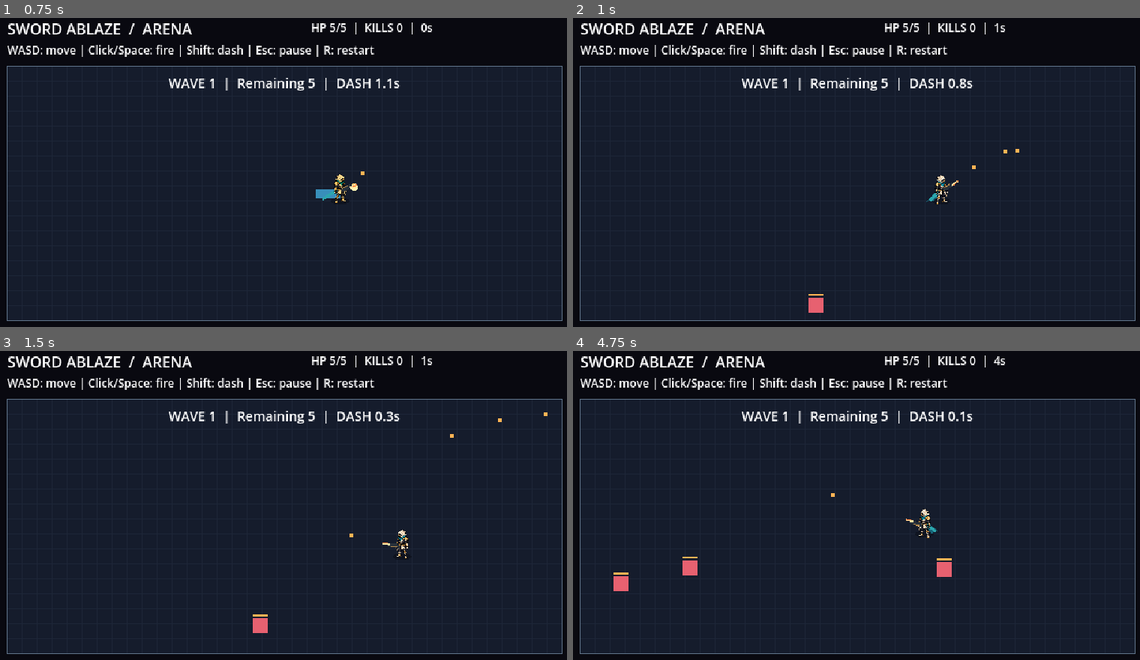
Above: before the commit, frames 1-4 (two rows, left to right).
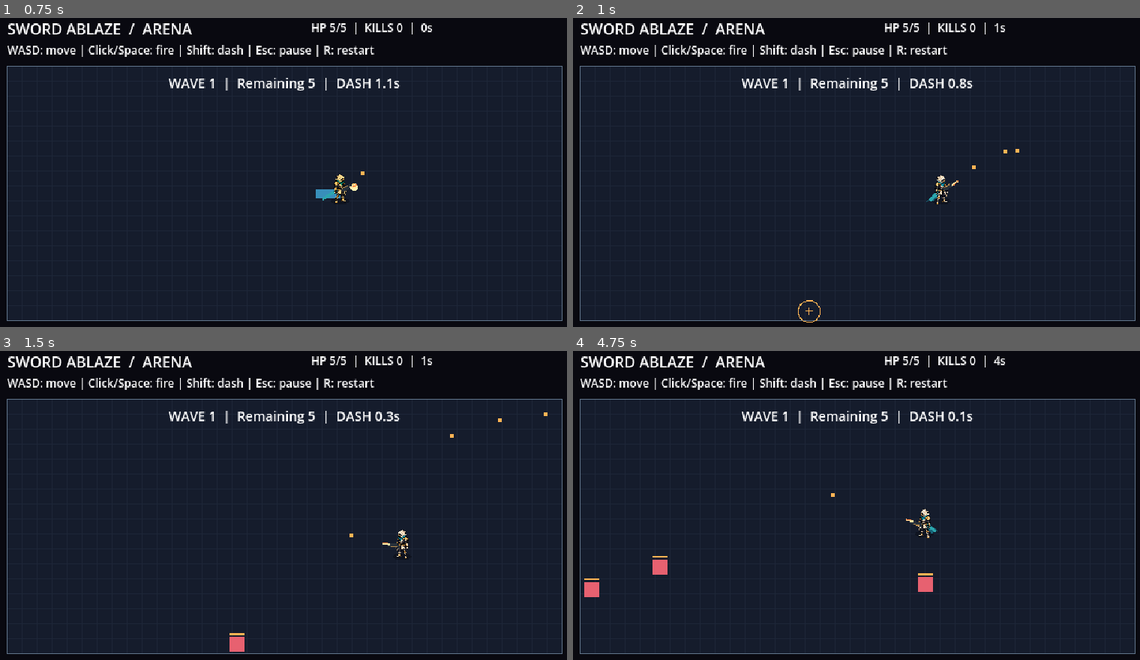
Above: after the commit, the same moments.

Repository: Guinuma/Sword_Ablaze
Game: Godot game, scene res://scenes/main/main.tscn
Same seed, same stepped clock (60 frames per second), same inputs: the game is played once before the commit and once after it.
Inputs (mouse positions are in pixels of both pictures, inside the frame that each line leads up to):
- Up to frame 1 (0.75 s): tap Enter at 0.5 s; move the mouse to (419, 157) at 0.52 s; hold D (move_right) from 0.53 s (still down); hold Space (fire) from 0.53 s (still down); tap Shift (dash) at 0.6 s
- Up to frame 2 (1 s): keep holding D (move_right); keep holding Space (fire)
- Up to frame 3 (1.5 s): move the mouse to (164, 524) at 1.27 s; release D (move_right) at 1.28 s; release Space (fire) at 1.28 s; hold S (move_down) from 1.28 s (still down); tap Space (fire) at 1.35 s
- Up to frame 4 (4.75 s): tap Shift (dash) at 1.55, 2.1, 3.05, 3.6, 4.55 s; move the mouse to (918, 434) at 2.02 s; release S (move_down) at 2.03 s; hold D (move_right) 2.03-2.78 s; hold Space (fire) 2.03-2.78 s; move the mouse to (828, 576) at 2.77 s; hold W (move_up) 2.78-3.53 s; tap Space (fire) at 2.85, 4.35 s; move the mouse to (1037, 558) at 3.52 s; hold Space (fire) 3.53-4.28 s; hold A (move_left) from 3.53 s (still down); move the mouse to (680, 459) at 4.27 s

Frame 1 is identical in both runs. In frame 2, 0.2% of the frame differs, in the area x 39-45%, y 89-99%; in frame 3, 0.3%; in frame 4, 0.9%, in the area x 1-67%, y 66-80%.

Commit message:
Telegraph enemy spawns and delay activation near the player

Diff:
--- a/resources/default_enemy.tres
+++ b/resources/default_enemy.tres
@@ -12,3 +12,5 @@
 contact_radius = 15.0
 separation_distance = 18.0
 body_margin = 8.0
+spawn_warning = 0.7
+spawn_safe_distance = 56.0
--- a/scripts/combat/projectile_system.gd
+++ b/scripts/combat/projectile_system.gd
@@ -26,6 +26,8 @@
 		var target: int = -1
 		var nearest: float = INF
 		for enemy_index in range(enemies.size()):
+			if enemies[enemy_index].get("spawn_time", 0.0) > 0.0:
+				continue
 			var point: Vector2 = enemies[enemy_index]["position"]
 			var hit := Geometry2D.segment_intersects_circle(start, end, point, enemy_settings.hit_radius)
 			if hit >= 0.0 and hit < nearest:
--- a/scripts/data/enemy_settings.gd
+++ b/scripts/data/enemy_settings.gd
@@ -9,3 +9,5 @@
 @export_range(0.001, 1000.0) var contact_radius: float = 15.0
 @export_range(0.001, 1000.0) var separation_distance: float = 18.0
 @export_range(0.001, 1000.0) var body_margin: float = 8.0
+@export_range(0.1, 5.0) var spawn_warning: float = 0.7
+@export_range(16.0, 200.0) var spawn_safe_distance: float = 56.0
--- a/scripts/enemies/enemy_system.gd
+++ b/scripts/enemies/enemy_system.gd
@@ -18,12 +18,18 @@
 	else:
 		var y := bounds.position.y + 10.0 if target.y > bounds.get_center().y else bounds.end.y - 10.0
 		point = Vector2(random.randf_range(bounds.position.x + 10.0, bounds.end.x - 10.0), y)
-	items.append({"position": point, "health": settings.health, "flash": 0.0})
+	items.append({"position": point, "health": settings.health, "flash": 0.0, "spawn_time": settings.spawn_warning})
 
 
 func advance(delta: float, target: Vector2, wave: int, bounds: Rect2) -> void:
 	for enemy in items:
 		var point: Vector2 = enemy["position"]
+		if enemy.get("spawn_time", 0.0) > 0.0:
+			enemy["spawn_time"] = maxf(0.0, enemy["spawn_time"] - delta)
+			# Never activate on top of a player who moved into the warning.
+			if point.distance_to(target) < settings.spawn_safe_distance:
+				enemy["spawn_time"] = maxf(0.001, enemy["spawn_time"])
+			continue
 		enemy["position"] = point.move_toward(target, minf(settings.speed + (wave - 1) * settings.speed_per_wave, settings.max_speed) * delta)
 		var knockback: Vector2 = enemy.get("knockback", Vector2.ZERO)
 		enemy["position"] += knockback * delta
@@ -31,7 +37,11 @@
 		enemy["flash"] = maxf(0.0, enemy["flash"] - delta)
 	# Resolve each pair once; a stable fallback separates coincident centers.
 	for first in range(items.size()):
+		if items[first].get("spawn_time", 0.0) > 0.0:
+			continue
 		for second in range(first + 1, items.size()):
+			if items[second].get("spawn_time", 0.0) > 0.0:
+				continue
 			var offset: Vector2 = items[second]["position"] - items[first]["position"]
 			var distance := offset.length()
 			if distance < settings.separation_distance:
@@ -45,6 +55,6 @@
 
 func touches(point: Vector2) -> bool:
 	for enemy in items:
-		if point.distance_to(enemy["position"]) < settings.contact_radius:
+		if enemy.get("spawn_time", 0.0) <= 0.0 and point.distance_to(enemy["position"]) < settings.contact_radius:
 			return true
 	return false
--- a/scripts/main/main.gd
+++ b/scripts/main/main.gd
@@ -170,6 +170,12 @@
 	draw_rect(ARENA, Color("61758b"), false, 1.0)
 	for enemy in enemies.items:
 		var point: Vector2 = Vector2(enemy["position"]).round()
+		if enemy.get("spawn_time", 0.0) > 0.0:
+			var progress: float = 1.0 - enemy["spawn_time"] / enemies.settings.spawn_warning
+			draw_arc(point, 13.0 - progress * 4.0, 0.0, TAU, 16, Color("ffb454"), 1.0)
+			draw_line(point - Vector2(4, 0), point + Vector2(4, 0), Color("ffb454"))
+			draw_line(point - Vector2(0, 4), point + Vector2(0, 4), Color("ffb454"))
+			continue
 		var color := Color("fff0b0") if enemy["flash"] > 0.0 else Color("e76170")
 		draw_rect(Rect2(point - Vector2(8, 8), Vector2(16, 16)), color)
 		draw_rect(Rect2(point + Vector2(-8, -12), Vector2(8 * enemy["health"], 2)), Color("ffb454"))
--- a/tests/combat_smoke.gd
+++ b/tests/combat_smoke.gd
@@ -50,6 +50,9 @@
 	arena._physics_process(0.016)
 	check(arena.enemies.items.size() == 1, "The run must spawn enemies automatically")
 	var distance_before: float = arena.enemies.items[0]["position"].distance_to(arena.player.player_position)
+	arena._update_enemies(0.1)
+	check(arena.enemies.items[0]["position"].distance_to(arena.player.player_position) == distance_before, "Spawn warning must hold enemy stationary")
+	arena._update_enemies(0.7)
 	arena._update_enemies(0.1)
 	check(arena.enemies.items[0]["position"].distance_to(arena.player.player_position) < distance_before, "Enemies must pursue player")
 	arena._reset_run()
@@ -242,6 +245,26 @@
 	custom_waves.advance(0.01, 0)
 	custom_waves.advance(custom_waves.settings.break_duration, 0)
 	check(custom_waves.remaining == 4, "Wave growth must obey configured budget cap")
+	arena._reset_run()
+	arena._spawn_enemy()
+	var warning_point: Vector2 = arena.enemies.items[0]["position"]
+	arena.player.player_position = warning_point
+	arena._update_enemies(1.0)
+	arena._check_contact()
+	check(arena.run.health == 5 and arena.enemies.items[0]["spawn_time"] > 0.0, "Warning must postpone activation when player enters spawn point")
+	arena.projectiles.fire(warning_point - Vector2(20, 0), Vector2.RIGHT)
+	arena._update_bullets(0.1)
+	check(arena.enemies.items[0]["health"] == 2, "Pending spawn must not receive projectile damage")
+	arena._set_paused(true)
+	var warning_time: float = arena.enemies.items[0]["spawn_time"]
+	arena._physics_process(1.0)
+	check(arena.enemies.items[0]["spawn_time"] == warning_time, "Pause must freeze spawn warning")
+	arena._set_paused(false)
+	arena.player.player_position = arena.ARENA.get_center()
+	arena._update_enemies(0.1)
+	check(arena.enemies.items[0]["spawn_time"] == 0.0, "Spawn must activate after player leaves warning")
+	arena._reset_run()
+	check(arena.enemies.items.is_empty(), "Reset must clear pending spawns")
 	print("Combat checks complete: %d failures" % failures)
 	arena.free()
 	quit(0 if failures == 0 else 1)
